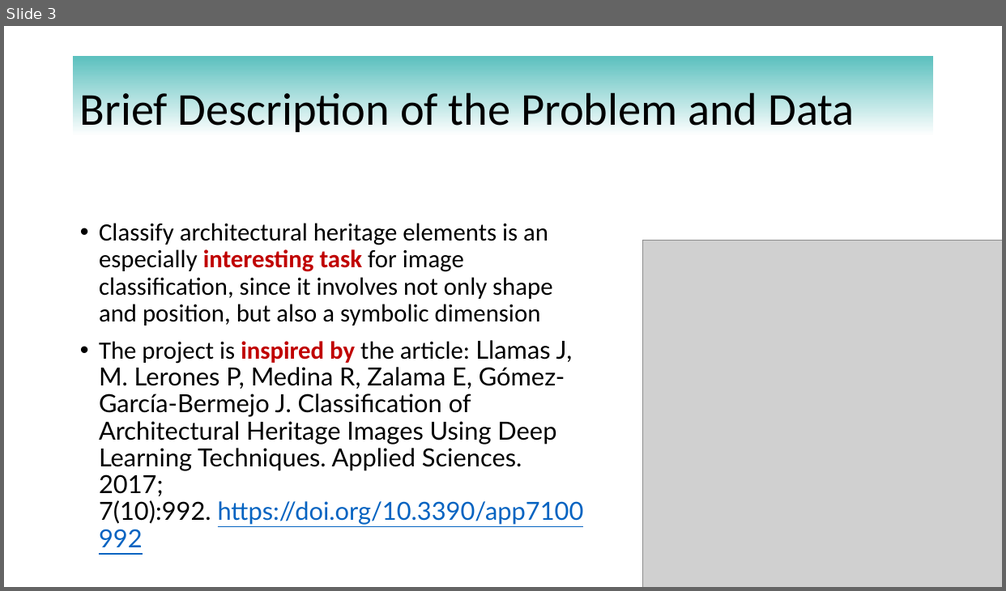
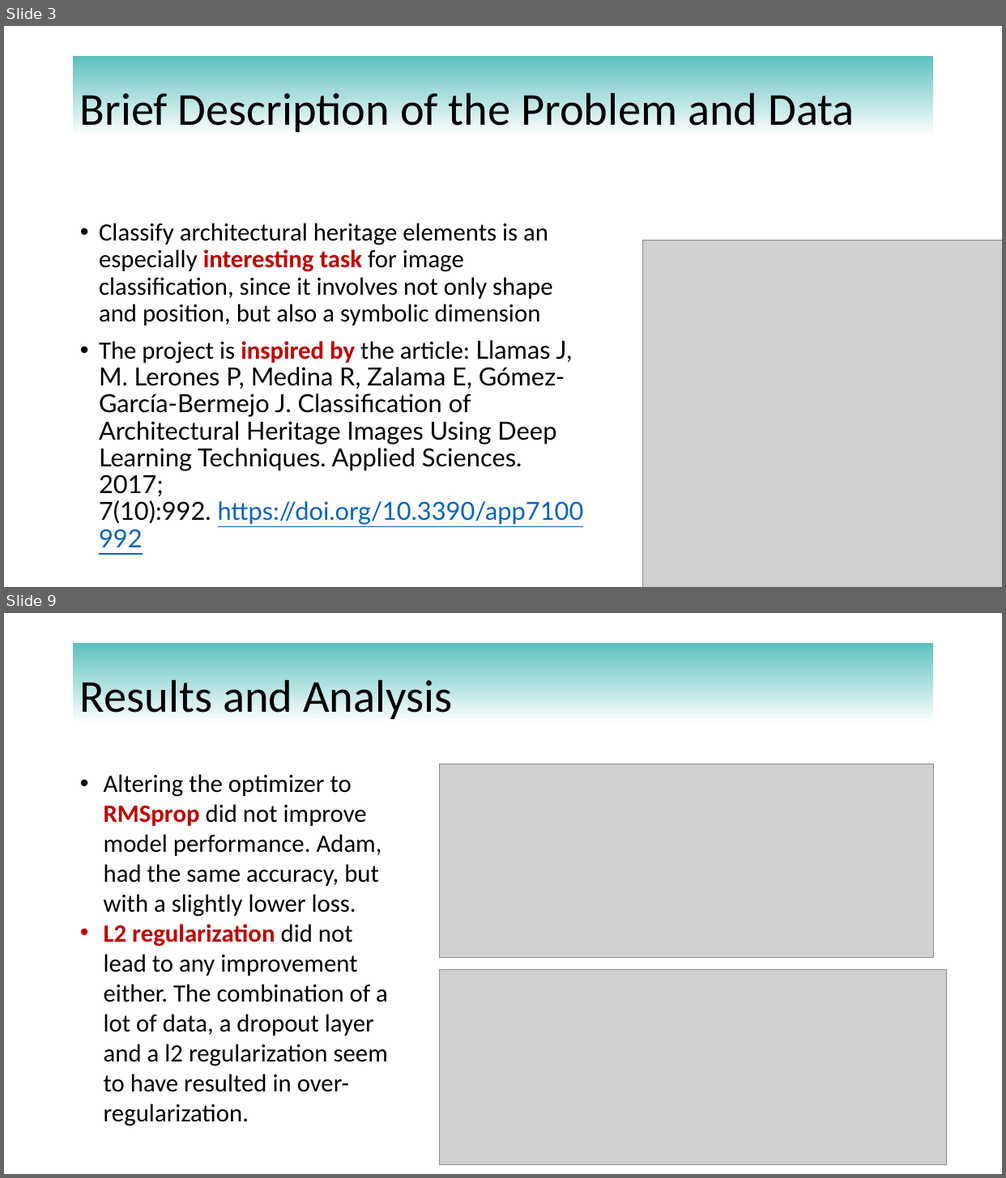
Before and after one commit to enraarne/CUBoulder-Deep-Learning-Final-Project, a slide deck: presentation.pptx. Shown one above the other, each under a label of ours: slide 3 before the commit, slides 3 and 9 after it; the slides between them are not shown. The pictures are 1006x591 and 1006x1178 pixels, drawn with LibreOffice and Linux fonts; fonts in the diff are those of the drawing; grey boxes stand for pictures. Boxes give left, top, right and bottom in pixels: in the first picture for what was removed or moved away, otherwise in the second. Text is boxed around its words. In the diff, an @@ line names an element or a change of style, - is before the commit and + after.

```diff
--- a/presentation.pptx
+++ b/presentation.pptx
@@ slide 9 added at box(4, 613, 1002, 1174), background #FFFFFF @@
@@ title added at box(73, 643, 934, 752), fill gradient #5BC0BE to #FFFFFF, 44 pt, text #000000 @@
+Results and Analysis
@@ text added at box(104, 774, 388, 1127), 24 pt, text #000000 @@
+• Altering the optimizer to RMSprop did not improve model performance. Adam, had the same accuracy, but with a slightly lower loss.
+• L2 regularization did not lead to any improvement either. The combination of a lot of data, a dropout layer and a l2 regularization seem to have resulted in over-regularization.
@@ picture added at box(440, 764, 934, 957) @@
@@ picture added at box(440, 970, 947, 1165) @@
```
Also in this commit, not shown: 7 slides changed, 2 other slides added, 3 slides removed, 1 other file.
